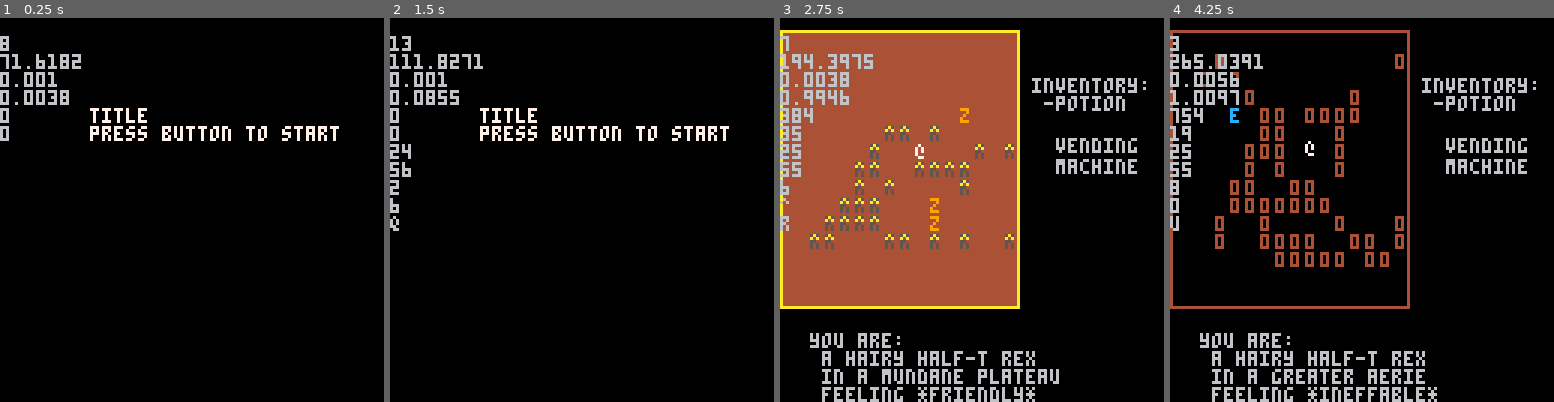
Above: before the commit, frames 1-4 (left to right).
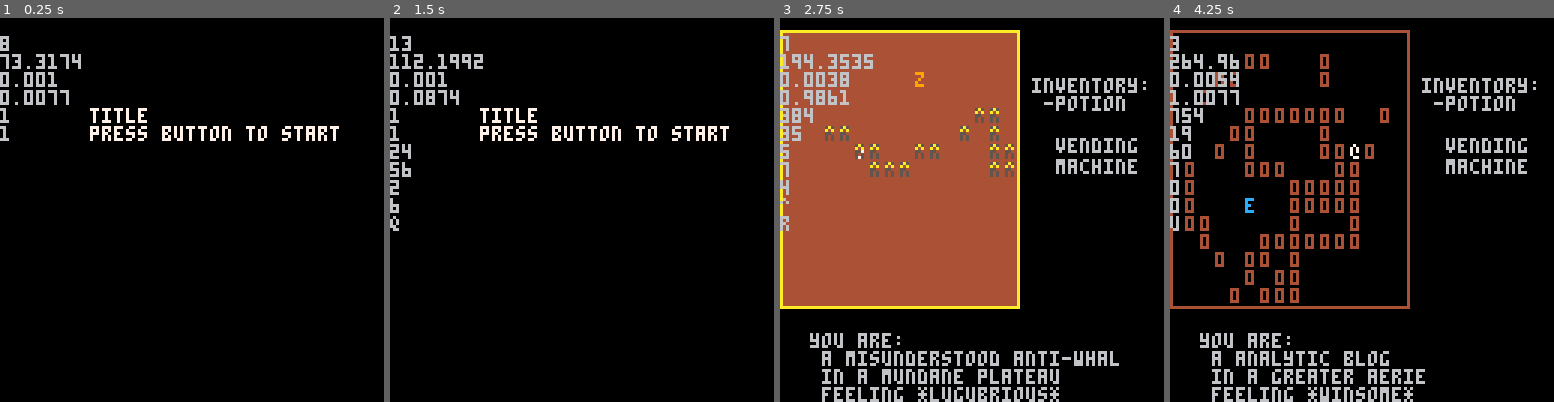
Above: after the commit, the same moments.

Repository: arnodick/castle
Game: PICO-8 cartridge castle.p8
Same seed, same stepped clock (60 frames per second), same inputs: the game is played once before the commit and once after it.
Inputs:
- Up to frame 1 (0.25 s): no input
- Up to frame 2 (1.5 s): tap X (X key) at 0.33, 1.07 s; tap O (Z key) at 0.7 s
- Up to frame 3 (2.75 s): hold Right 1.6-2.1 s; tap O (Z key) at 1.7, 2.1, 2.5 s; tap X (X key) at 1.85 s; hold Up 2.15-2.42 s; hold Right from 2.47 s (still down)
- Up to frame 4 (4.25 s): tap O (Z key) every 0.4 s from 2.9 to 4.1 s; tap X (X key) at 2.97, 4.08 s; release Right at 3.03 s; hold Left 3.08-3.58 s; hold Down 3.63-3.97 s; hold Right from 4.02 s (still down)

The runs differ from the first frame. In frame 1, 0.3% of the frame differs, in the area x 0-22%, y 9-32%; in frame 2, 0.4%; in frame 3, 4.8%; in frame 4, 6.7%, in the area x 0-70%, y 9-100%.

Commit message:
persistent player pretty much tho

Diff:
--- a/castle.p8
+++ b/castle.p8
@@ -28,125 +28,25 @@
 	end
 end
 
-function actortypes_i(l)
-	chars="abcdefghijklmnopqrstuvwxyz0123456789!#%^*():;,.{}"
-	local ch1=flr(rnd(#chars)+1)
-	local ch2=flr(rnd(#chars)+1)
-
-	levelc=flr(rnd(3))
-
-	local a={}
-	a.ch="@"
-	a.c=7
-	a.m=1
-	add(actortypes,a)
-
-	if l==0 then
-		--terrainchar={}
-		--terrainchar[1]="*"
-		--terrainchar[2]="s"
-		--terrainchar[3]="%"
-		--terrainchar[4]="o"
-
-		a={}
-		a.ch=sub(chars,ch1,ch1)
-		a.ch2=sub(chars,ch2,ch2)
-		--a.ch="*"
-		--a.ch2="s"
-		a.c=flr(rnd(14))+1
-		a.c2=flr(rnd(14))+1
-		--a.c=2
-		--a.c2=11
-		a.m=0
-		add(actortypes,a)
-
-		a={}
-		a.ch="e"
-		a.c=12
-		a.m=2
-		add(actortypes,a)
-
-		feelings={}
-		feelings[1]="lugubrious"
-		feelings[2]="winsome"
-		feelings[3]="ineffable"
-		feelings[4]="morose"
-	end
-	if l==1 then
-		a={}
-		a.ch=sub(chars,ch1,ch1)
-		a.ch2=sub(chars,ch2,ch2)
-		--a.ch="^"
-		--a.ch2="i"
-		a.c=flr(rnd(14))+1
-		a.c2=flr(rnd(14))+1
-		--a.c=3
-		--a.c2=4
-		a.m=0
-		add(actortypes,a)
-
-		a={}
-		a.ch="*"
-		a.c=8
-		a.m=2
-		add(actortypes,a)
-
-		feelings={}
-		feelings[1]="arrested"
-		feelings[2]="polite"
-		feelings[3]="obvious"
-		feelings[4]="trite"
-	end
-	if l==2 then
-		a={}
-		a.ch=sub(chars,ch1,ch1)
-		a.ch2=sub(chars,ch2,ch2)
-		--a.ch="="
-		--a.ch2=";"
-		a.c=flr(rnd(14))+1
-		a.c2=flr(rnd(14))+1
-		--a.c=10
-		--a.c2=9
-		a.m=0
-		add(actortypes,a)
-
-		a={}
-		a.ch="q"
-		a.c=5
-		a.m=2
-		add(actortypes,a)
-
-		feelings={}
-		feelings[1]="prideful"
-		feelings[2]="forward"
-		feelings[3]="oblivious"
-		feelings[4]="artful"
-	end
-	if l==3 then
-		a={}
-		a.ch=sub(chars,ch1,ch1)
-		a.ch2=sub(chars,ch2,ch2)
-		--a.ch="#"
-		--a.ch2="e"
-		a.c=flr(rnd(14))+1
-		a.c2=flr(rnd(14))+1
-		--a.c=4
-		--a.c2=10
-		a.m=0
-		add(actortypes,a)
-
-		a={}
-		a.ch="z"
-		a.c=9
-		a.m=2
-		add(actortypes,a)
-
-		feelings={}
-		feelings[1]="princessly"
-		feelings[2]="angelic"
-		feelings[3]="friendly"
-		feelings[4]="ostentatious"
-	end
+function words()
+	feelings={}
+	feelings[1]="lugubrious"
+	feelings[2]="winsome"
+	feelings[3]="ineffable"
+	feelings[4]="morose"
+	feelings[5]="arrested"
+	feelings[6]="polite"
+	feelings[7]="obvious"
+	feelings[8]="trite"
+	feelings[9]="prideful"
+	feelings[10]="forward"
+	feelings[11]="oblivious"
+	feelings[12]="artful"
+	feelings[13]="princessly"
+	feelings[14]="angelic"
+	feelings[15]="friendly"
+	feelings[16]="ostentatious"
+
 	adjective={}
 	adjective[1]="jaunty"
 	adjective[2]="gibbous"
@@ -233,6 +133,103 @@
 	places[16]="spaceship"
 end
 
+function actortypes_i(l)
+	chars="abcdefghijklmnopqrstuvwxyz0123456789!#%^*():;,.{}"
+	local ch1=flr(rnd(#chars)+1)
+	local ch2=flr(rnd(#chars)+1)
+
+	levelc=flr(rnd(3))
+
+	local a={}
+	a.ch="@"
+	a.c=7
+	a.m=1
+	add(actortypes,a)
+
+	if l==0 then
+		--terrainchar={}
+		--terrainchar[1]="*"
+		--terrainchar[2]="s"
+		--terrainchar[3]="%"
+		--terrainchar[4]="o"
+
+		a={}
+		a.ch=sub(chars,ch1,ch1)
+		a.ch2=sub(chars,ch2,ch2)
+		--a.ch="*"
+		--a.ch2="s"
+		a.c=flr(rnd(14))+1
+		a.c2=flr(rnd(14))+1
+		--a.c=2
+		--a.c2=11
+		a.m=0
+		add(actortypes,a)
+
+		a={}
+		a.ch="e"
+		a.c=12
+		a.m=2
+		add(actortypes,a)
+	end
+	if l==1 then
+		a={}
+		a.ch=sub(chars,ch1,ch1)
+		a.ch2=sub(chars,ch2,ch2)
+		--a.ch="^"
+		--a.ch2="i"
+		a.c=flr(rnd(14))+1
+		a.c2=flr(rnd(14))+1
+		--a.c=3
+		--a.c2=4
+		a.m=0
+		add(actortypes,a)
+
+		a={}
+		a.ch="*"
+		a.c=8
+		a.m=2
+		add(actortypes,a)
+	end
+	if l==2 then
+		a={}
+		a.ch=sub(chars,ch1,ch1)
+		a.ch2=sub(chars,ch2,ch2)
+		--a.ch="="
+		--a.ch2=";"
+		a.c=flr(rnd(14))+1
+		a.c2=flr(rnd(14))+1
+		--a.c=10
+		--a.c2=9
+		a.m=0
+		add(actortypes,a)
+
+		a={}
+		a.ch="q"
+		a.c=5
+		a.m=2
+		add(actortypes,a)
+	end
+	if l==3 then
+		a={}
+		a.ch=sub(chars,ch1,ch1)
+		a.ch2=sub(chars,ch2,ch2)
+		--a.ch="#"
+		--a.ch2="e"
+		a.c=flr(rnd(14))+1
+		a.c2=flr(rnd(14))+1
+		--a.c=4
+		--a.c2=10
+		a.m=0
+		add(actortypes,a)
+
+		a={}
+		a.ch="z"
+		a.c=9
+		a.m=2
+		add(actortypes,a)
+	end
+end
+
 function rooms_i(sa)
 	rooms={}
 	roomspawns={}
@@ -309,7 +306,7 @@
 		a.pn="" if rnd(1)>=0.5 then a.pn=pronouns[flr(rnd(#pronouns))+1].."-" end
 		a.de=" a "..adjective[n].. " "..a.pn..species[flr(rnd(#species)+1)]
 		a.fe=flr(rnd(#feelings))+1
-		del(adjective,adjective[n])
+		--del(adjective,adjective[n])
 	end
 	add(actors,a)
 	return a
@@ -414,6 +411,7 @@
 				room[t.x][t.y]=0
 				if t==p then
 					roomspawns[level]=false
+					players={}
 				end
 				del(actors,t)
 				del(actors.creatures,t)
@@ -480,20 +478,24 @@
 	cam[1]=0 cam[2]=0
 	reset()
 
+	if s==0 then
+		players={}
+		add(players,makeactor(1,flr(rnd(room_w))+1,flr(rnd(room_w))+1))
+	end
 	if s==1 then
 		actortypes_i(level)
-		sector_s=16
-		sector_a=4 --6 is max here!
-		room_w=sector_s*sector_a
+--		sector_s=16
+--		sector_a=4 --6 is max here!
+--		room_w=sector_s*sector_a
 		rooms_i(sector_a)
 		loadmap(room_w,sector_a)
-		if players[1]==nil then
-			add(players,makeactor(1,flr(rnd(room_w))+1,flr(rnd(room_w))+1))
-			p=players[1]
-		else
+		if players[1]!=nil then
 			p=players[1]
 			add(actors,p)
 			add(actors.creatures,p)
+		--else
+		--	p=makeactor(1,flr(rnd(room_w))+1,flr(rnd(room_w))+1)
+		--	add(players,p)
 		end
 		--if roomspawns[level] then
 		--	p=players[1]
@@ -512,7 +514,7 @@
 			mess[4]=" feeling *"..feelings[p.fe].."*"
 			makemenu(10,105,120,20,mess)
 		end
-		del(adjective,adjective[n])
+		--del(adjective,adjective[n])
 	end
 end
 
@@ -575,11 +577,16 @@
 end
 
 function _init()
+	cellw=5 cellh=6
+	sector_s=16
+	sector_a=4 --6 is max here!
+	room_w=sector_s*sector_a
+
+	cam={}
+	words()
+
+	level=0
 	state=0
-	cellw=5 cellh=6
-	cam={}
-	level=0
-	players={}
 	state_i(state)
 end
 
